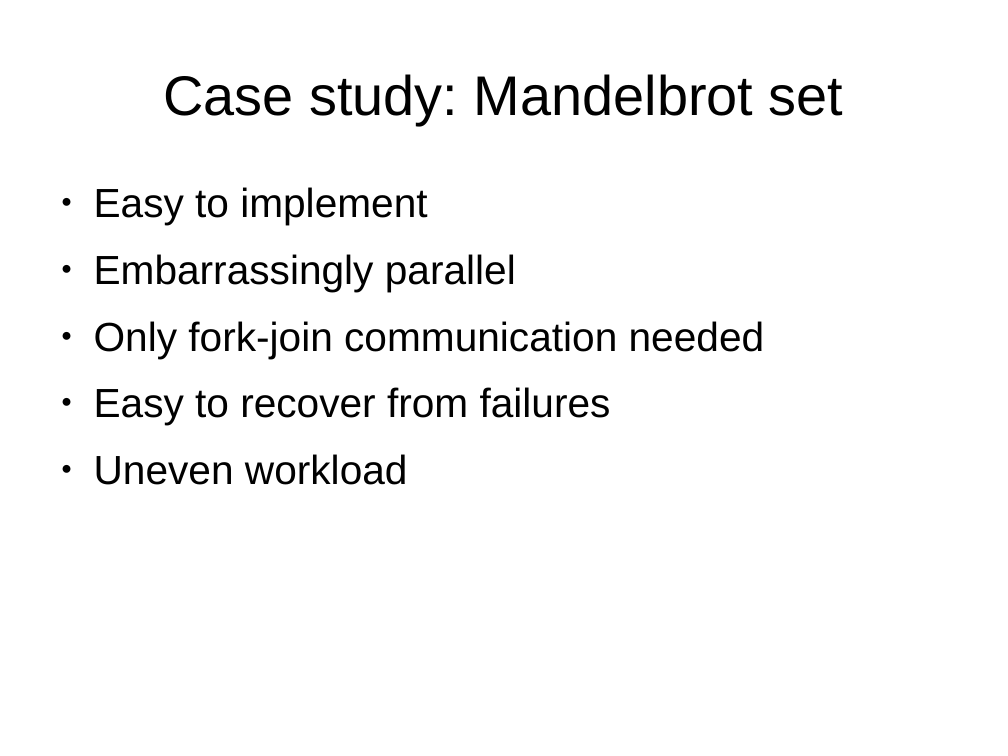
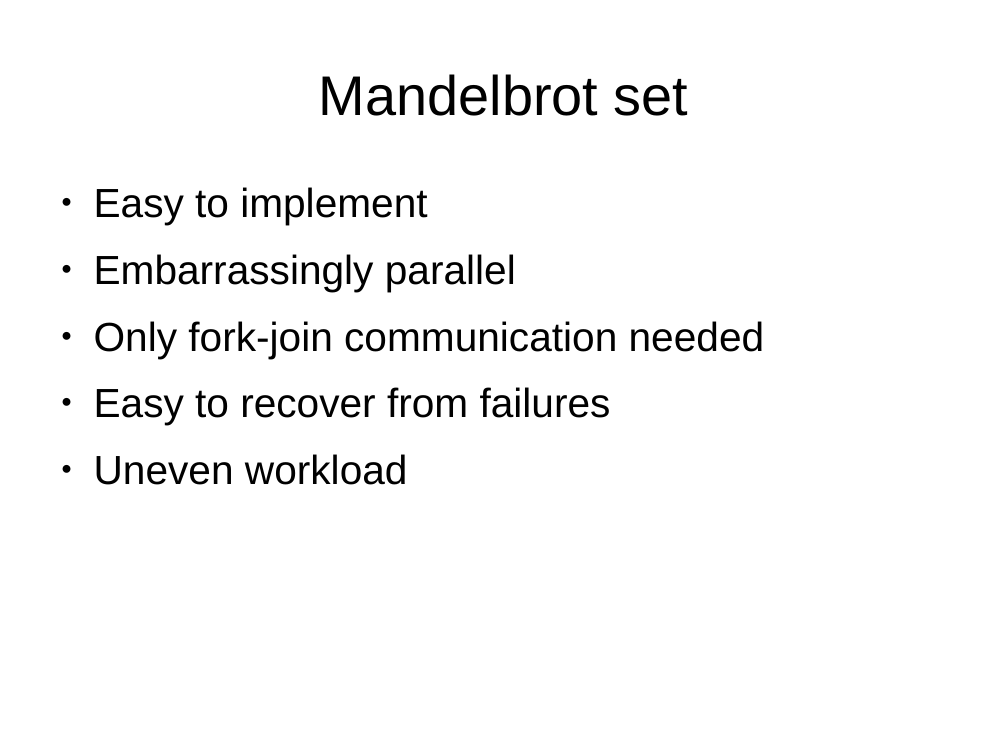
Before and after one commit to FractalDesigns/cowichan-1, a slide deck: slide 14 of miscellaneous/2010-12/slides.odp (slide 16 before the commit). Drawn at 1008x756 pixels with LibreOffice and Linux fonts; fonts in the diff are those of the drawing; background and template pictures are left out. Boxes give left, top, right and bottom in pixels: in the first picture for what was removed or moved away, otherwise in the second. Text is boxed around its words. In the diff, an @@ line names an element or a change of style, - is before the commit and + after.

```diff
--- a/miscellaneous/2010-12/slides.odp
+++ b/miscellaneous/2010-12/slides.odp
@@ title at (x1=319, y1=74, x2=688, y2=116): text changed @@
-Case study: Mandelbrot set
+Mandelbrot set
```
Also in this commit, not shown: 9 other slides changed, 3 slides added, 3 slides removed.
